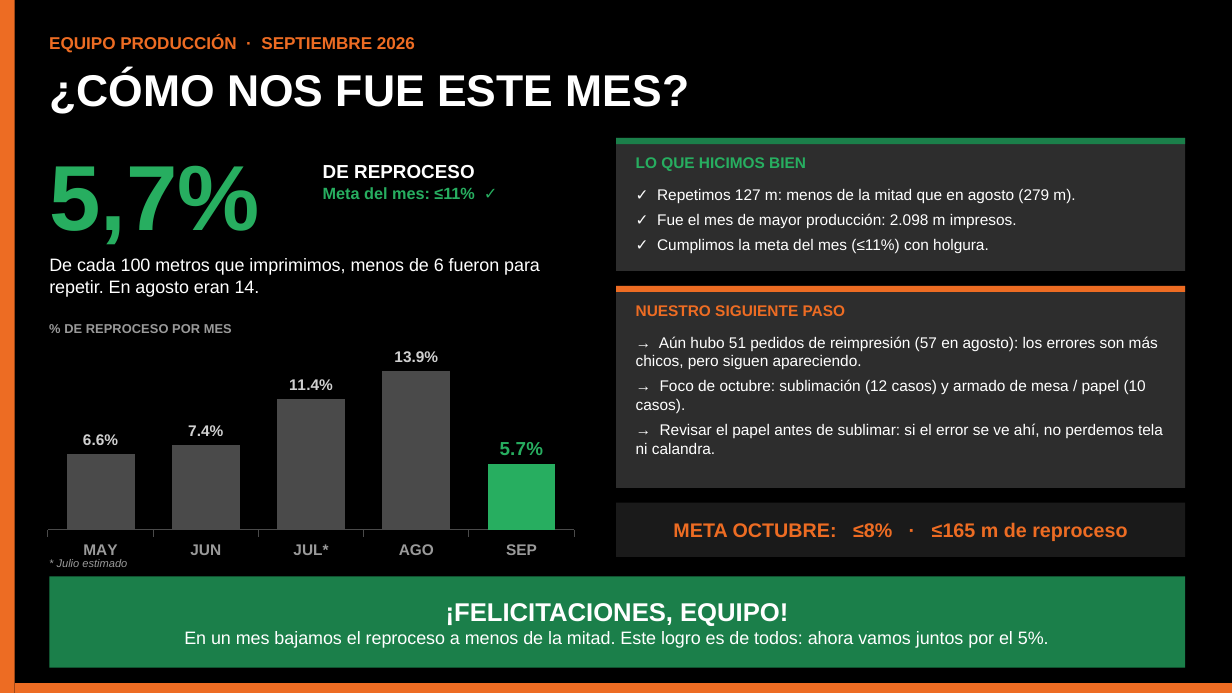
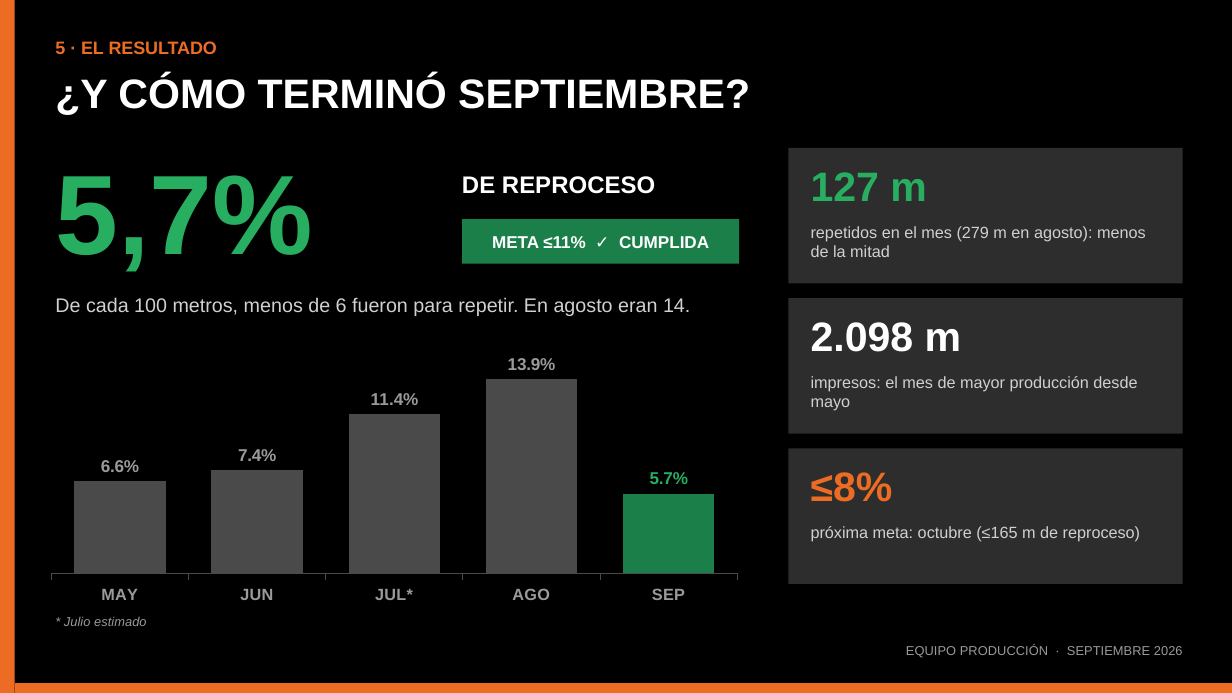
Before and after one commit to seanduarteu-cyber/PRODUCCION-PLAYMAKER, a slide deck: slide 6 of PMK_Equipo_Septiembre2026.pptx (slide 1 before the commit). Drawn at 1232x693 pixels with LibreOffice and Linux fonts; fonts in the diff are those of the drawing. Boxes give left, top, right and bottom in pixels: in the first picture for what was removed or moved away, otherwise in the second. Text is boxed around its words. In the diff, an @@ line names an element or a change of style, - is before the commit and + after.

```diff
--- a/PMK_Equipo_Septiembre2026.pptx
+++ b/PMK_Equipo_Septiembre2026.pptx
@@ text added at (55,41,217,54), 10.5 pt, text #ED6C23, bold @@
+5 · EL RESULTADO
@@ text at (55,76,750,115): text changed; size 26 to 24 pt @@
-¿CÓMO NOS FUE ESTE MES?
+¿Y CÓMO TERMINÓ SEPTIEMBRE?
@@ text "5,7%" at (55,175,312,272): size 54 to 66 pt @@
@@ rectangle removed at (616,138,1185,144) @@
@@ rectangle: place and size @@
-rectangle at (616,138,1185,271)
+rectangle at (788,148,1183,283)
@@ text removed at (323,165,474,199) @@
-DE REPROCESO
-Meta del mes: ≤11% ✓
@@ text at (462,176,655,194): text changed; size 7.5 to 14 pt; text colour #9A9A9A to #FFFFFF @@
-% DE REPROCESO POR MES
+DE REPROCESO
@@ text removed at (636,157,806,171) @@
-LO QUE HICIMOS BIEN
@@ text added at (811,172,927,201), 24 pt, text #27AE60, bold @@
+127 m
@@ text removed at (657,189,1075,254) @@
-✓ Repetimos 127 m: menos de la mitad que en agosto (279 m).
-✓ Fue el mes de mayor producción: 2.098 m impresos.
-✓ Cumplimos la meta del mes (≤11%) con holgura.
@@ rectangle added at (462,219,739,264), fill #1B7F4A, 10 pt, text #FFFFFF, bold @@
+META ≤11% ✓ CUMPLIDA
@@ text added at (811,226,1146,257), 9.5 pt, text #D0D0D0 @@
+repetidos en el mes (279 m en agosto): menos de la mitad
@@ text at (55,297,690,316): text changed; size 10.5 to 11.5 pt; text colour #FFFFFF to #D0D0D0 @@
-De cada 100 metros que imprimimos, menos de 6 fueron para repetir. En agosto eran 14.
+De cada 100 metros, menos de 6 fueron para repetir. En agosto eran 14.
@@ rectangle removed at (616,286,1185,292) @@
@@ rectangle: place and size @@
-rectangle at (616,286,1185,488)
+rectangle at (788,298,1183,434)
@@ text removed at (636,305,846,316) @@
-NUESTRO SIGUIENTE PASO
@@ text added at (811,322,962,352), 24 pt, text #FFFFFF, bold @@
+2.098 m
@@ column chart at (37,345,752,610) @@
@@ colour of Series 1 #4A4A4A to #4472C4 @@
@@ data labels of Series 1 changed @@
@@ colours of single points changed @@
@@ category axis changed @@
@@ bar spacing changed @@
@@ column chart: place and size @@
-column chart at (37,342,585,564)
+column chart at (37,345,752,610)
@@ text removed at (636,336,1163,454) @@
-→ Aún hubo 51 pedidos de reimpresión (57 en agosto): los errores son más chicos, pero siguen apareciendo.
-→ Foco de octubre: sublimación (12 casos) y armado de mesa / papel (10 casos).
-→ Revisar el papel antes de sublimar: si el error se ve ahí, no perdemos tela ni calandra.
@@ text added at (811,376,1137,411), 9.5 pt, text #D0D0D0 @@
+impresos: el mes de mayor producción desde mayo
@@ rectangle added at (788,448,1183,584), fill #2D2D2D @@
@@ text added at (811,472,893,502), 24 pt, text #ED6C23, bold @@
+≤8%
@@ rectangle removed at (616,503,1185,557) @@
@@ text at (811,526,1140,542): text changed; size 11.5 to 9.5 pt; text colour #ED6C23 to #D0D0D0; bold off @@
-META OCTUBRE: ≤8% · ≤165 m de reproceso
+próxima meta: octubre (≤165 m de reproceso)
@@ text "próxima meta: octubre (≤165 m ..." at (811,526,1140,542): vertical alignment middle to top @@
@@ rectangle removed at (49,577,1185,668) @@
-¡FELICITACIONES, EQUIPO!
-En un mes bajamos el reproceso a menos de la mitad. Este logro es de todos: ahora vamos juntos por el 5%.
@@ text "* Julio estimado": place and size @@
-text "* Julio estimado" at (57,559,127,567)
+text "* Julio estimado" at (64,617,146,626)
@@ text "* Julio estimado" at (64,617,146,626): size 6.5 to 7.5 pt @@
@@ text "EQUIPO PRODUCCIÓN · SEPTIEMBRE 2026": place and size @@
-text "EQUIPO PRODUCCIÓN · SEPTIEMBRE 2026" at (49,35,415,53)
+text "EQUIPO PRODUCCIÓN · SEPTIEMBRE 2026" at (906,646,1183,658)
@@ text "EQUIPO PRODUCCIÓN · SEPTIEMBRE 2026" at (906,646,1183,658): size 10 to 7.5 pt, text colour #ED6C23 to #9A9A9A, bold off; alignment left to right @@
```
Also in this commit, not shown: 6 slides added.
